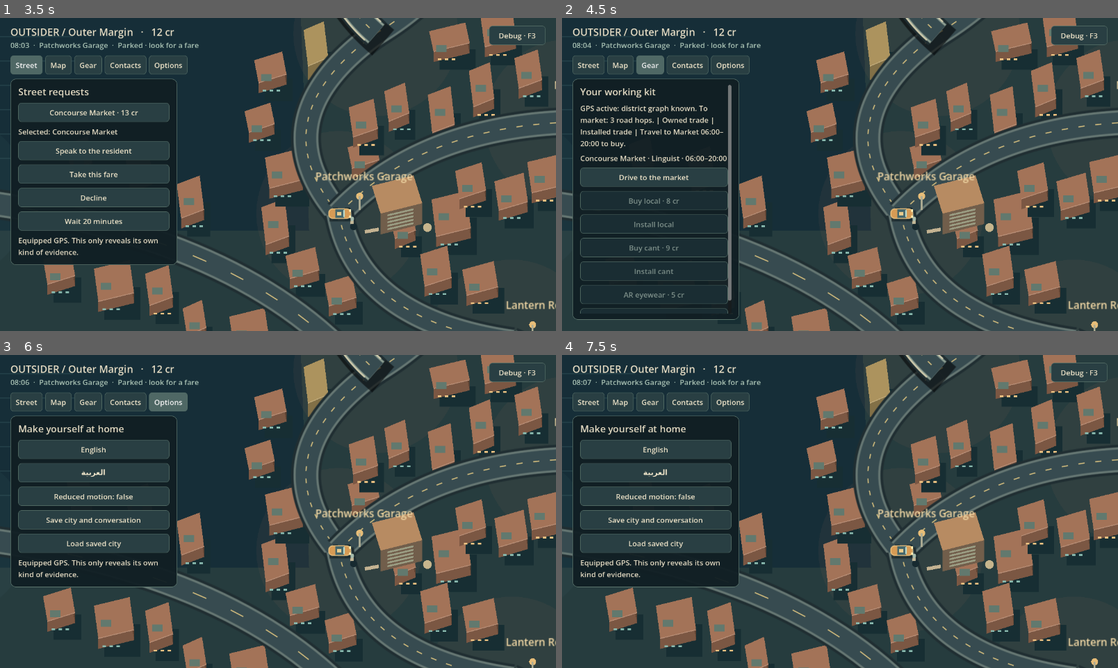
Above: before the commit, frames 1-4 (two rows, left to right).
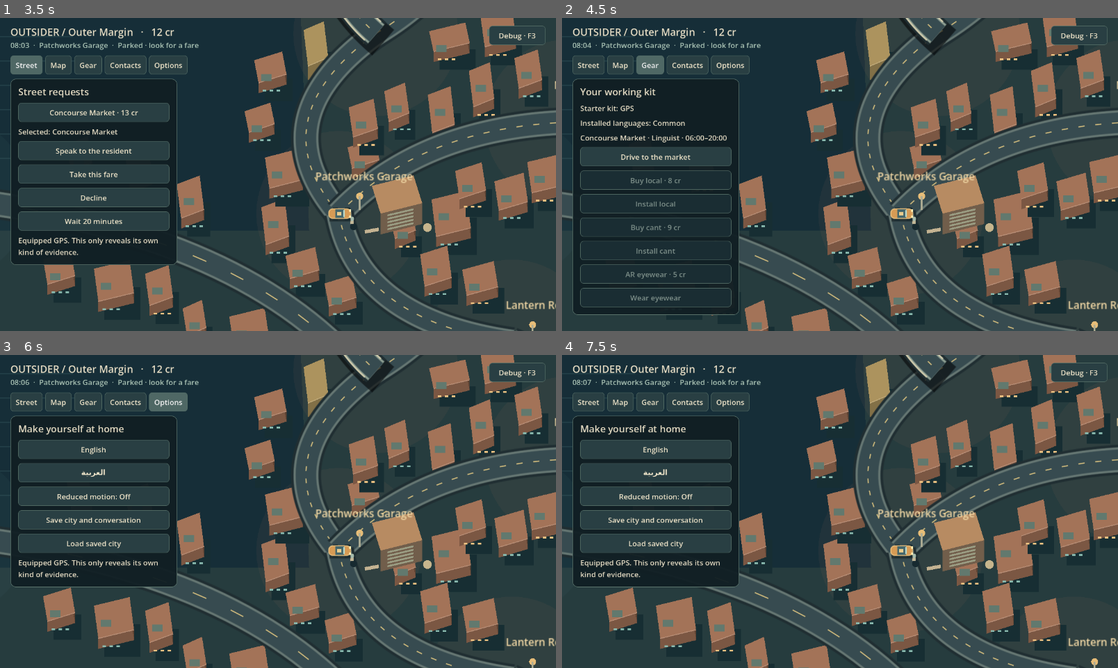
Above: after the commit, the same moments.

Repository: MohamedXIV/outsider-driver-2d
Game: Godot game, scene res://scenes/sandbox.tscn
Same seed, same stepped clock (60 frames per second), same inputs: the game is played once before the commit and once after it.
Inputs:
- Up to frame 1 (3.5 s): click "Debug · F3" at 0.5 s; click "GPS" at 1.25 s; click "Player · F3" at 2 s; click "Street" at 2.75 s
- Up to frame 2 (4.5 s): click "Map" at 3.5 s; click "Gear" at 4.25 s
- Up to frame 3 (6 s): click "Contacts" at 5 s; click "Options" at 5.75 s
- Up to frame 4 (7.5 s): click "Reduced motion: false" (after the commit: "Reduced motion: Off") at 6.5 s; click "Reduced motion: true" (after the commit: "Reduced motion: On") at 7.25 s

Frame 1 is identical in both runs. In frame 2, 5.5% of the frame differs, in the area x 1-32%, y 21-97%; in frame 3, 0.2%; in frame 4, 0.2%.

Commit message:
fix: keep travel speech and map previews grounded in current world state

Diff:
--- a/scripts/narrative/ink_bridge.gd
+++ b/scripts/narrative/ink_bridge.gd
@@ -29,6 +29,17 @@
 			return false
 	for key in globals:
 		_story.variables_state.set_variable(str(key), globals[key])
+	return true
+
+
+# Refresh read-only contextual copies before a later speech act. The caller
+# still validates every emitted effect; Ink never receives world ownership.
+func update_globals(globals: Dictionary) -> bool:
+	if _story==null: return false
+	for key in globals:
+		var value: Variant=globals[key]
+		if not _story.variables_state.global_variable_exists_with_name(str(key)) or not (value is String or value is bool or value is int): return false
+	for key in globals: _story.variables_state.set_variable(str(key),globals[key])
 	return true
 
 
--- a/scripts/sandbox/sandbox_conversation.gd
+++ b/scripts/sandbox/sandbox_conversation.gd
@@ -72,6 +72,7 @@
 	var choices: Array = _frame.get("choices", [])
 	if index < 0 or index >= choices.size():
 		return false
+	if phase=="travel" and not _ink.update_globals({"district_name":SandboxCityData.REGIONS[SandboxRoads.district_for(world.player_district)]["name"]}): return false
 	var result: Dictionary = _ink.choose(index)
 	_frame = result
 	_present_untranslated_frame(world)
--- a/scripts/sandbox/sandbox_map_view.gd
+++ b/scripts/sandbox/sandbox_map_view.gd
@@ -3,6 +3,8 @@
 signal stop_selected(stop: String)
 var world: SandboxWorld
 var selected: String = ""
+var preview_nodes: Array[String] = []
+var preview_active: bool = false
 var locale: String = "en"
 var _elapsed: float = 0
 func _ready() -> void:
@@ -19,7 +21,7 @@
 	for key in SandboxCityData.EDGES:
 		var pair: PackedStringArray = str(key).split("|")
 		draw_line(point(pair[0]),point(pair[1]),Color("607e7b"),2,true)
-	var route: Array[String] = world.route_nodes if world.is_travelling() else SandboxRoads.path(world.player_district,selected) if not selected.is_empty() else []
+	var route: Array[String] = world.route_nodes if world.is_travelling() else preview_nodes if preview_active else SandboxRoads.path(world.player_district,selected) if not selected.is_empty() else []
 	for i in range(route.size()-1): draw_line(point(route[i]),point(route[i+1]),Color("efc17b"),4,true)
 	for stop in SandboxRoads.DISTRICTS:
 		draw_circle(point(stop),5,Color("f3cc8e") if stop==selected else Color("99b6a5"))
--- a/scripts/sandbox/sandbox_player_ui.gd
+++ b/scripts/sandbox/sandbox_player_ui.gd
@@ -213,6 +213,8 @@
 		_button("add_waypoint",trp("Add selected waypoint","أضف النقطة المحددة"),_add_waypoint,_planned_via.is_empty() or _planned_stops.has(_planned_via))
 		_button("clear_waypoints",trp("Clear waypoints","امسح النقاط"),_clear_waypoints,_planned_stops.is_empty())
 		var path: Array[String]=SandboxRoads.path(world.player_district,_map_selected,_planned_via) if _planned_stops.is_empty() else SandboxRoads.path_via(world.player_district,_map_selected,_planned_stops)
+		map.preview_nodes=path;map.preview_active=true;map.queue_redraw()
+		if SandboxRoads.valid_path(path): _label(trp("Road tolls: %d cr · Empty-trip fuel: %d cr","رسوم الطريق: %d · وقود الرحلة الفارغة: %d")%[SandboxRoads.path_expense(path),maxi(1,ceili(SandboxRoads.path_metres(path)/5000))])
 		_label("%s · %.1f km · %d min"%[place(_map_selected),SandboxRoads.path_metres(path)/1000,SandboxRoads.path_minutes(path)])
 		_button("drive",trp("Drive to this stop","قد إلى الموقف"),_drive.bind(_map_selected),world.is_travelling() or world.player_district==_map_selected or not SandboxRoads.valid_path(path))
 		if not world.is_travelling():
@@ -227,7 +229,11 @@
 		if world.starter_device.is_empty():
 			_label(trp("Basic Common translator included. Choose one free starter bonus.","مترجم اللغة المشتركة متاح. اختر إضافة مجانية واحدة."))
 			for device in ["gps","module:local","radio"]: _button(device,trp({"gps":"GPS · route display","module:local":"Local  …(229 unchanged characters)…
-		else: _label(controller._gear_info.text)
+		else:
+			_label(trp("Starter kit: ","عدة البداية: ")+trp({"gps":"GPS","module:local":"Local module","radio":"Radio"}[world.starter_device],{"gps":"الملاحة","module:local":"وحدة اللغة المحلية","radio":"الراديو"}[world.starter_device]))
+			var installed: PackedStringArray=[]
+			for language in world.modules_installed: installed.append(trp({"trade":"Common","local":"Local","cant":"Cant"}[language],{"trade":"المشتركة","local":"المحلية","cant":"الكانت"}[language]))
+			_label(trp("Installed languages: ","اللغات المثبتة: ")+" / ".join(installed))
 		_label(trp("Concourse Market · Linguist · 06:00–20:00","سوق الملتقى · اللغوي · ٠٦:٠٠–٢٠:٠٠"))
 		_button("market",trp("Drive to the market","قد إلى السوق"),_drive.bind("market"),world.is_travelling() or world.player_district=="market")
 		for language in ["local","cant"]:
@@ -253,7 +259,7 @@
 		_label(trp("Make yourself at home","خياراتك"),true)
 		_button("english","English",controller._on_language_locale.bind("en"))
 		_button("arabic","العربية",controller._on_language_locale.bind("ar"))
-		_button("motion",trp("Reduced motion: ","تقليل الحركة: ")+str(controller._reduced_motion),controller._on_reduced_motion.bind(not controller._reduced_motion))
+		_button("motion",trp("Reduced motion: ","تقليل الحركة: ")+(trp("On","مفعّل") if controller._reduced_motion else trp("Off","متوقف")),controller._on_reduced_motion.bind(not controller._reduced_motion))
 		_button("save",trp("Save city and conversation","احفظ المدينة والحوار"),_call.bind("_on_save"))
 		_button("load",trp("Load saved city","حمّل المدينة المحفوظة"),_call.bind("_on_load"))
 		_label(controller._notice_text)
--- a/tests/test_player_mode.gd
+++ b/tests/test_player_mode.gd
@@ -17,5 +17,15 @@
 	ui.toggle_debug()
 	assert(JSON.stringify(scene.get("_world").snapshot()) == before)
 	assert(ui.get_node("Root/Mode").size.y >= 44)
+	ui._planned_via="depot";ui._tab("map")
+	var map: Node=null
+	for child in ui._body.get_children():
+		if child is SandboxMapView: map=child
+	assert(map!=null and map.get("preview_nodes") is Array,"Map needs the planned route, not an unrelated fastest line")
+	assert(map.preview_nodes==SandboxRoads.path("garage","market","depot"))
+	ui._planned_via="invalid";ui._tab("map")
+	for child in ui._body.get_children():
+		if child is SandboxMapView: map=child
+	assert(map.preview_active and map.preview_nodes.is_empty() and ui._actions["drive"].disabled)
 	print("PLAYER_MODE_PASS default, reversible shared world, touch toggle")
 	quit()
--- a/tests/test_travel_dialogue.gd
+++ b/tests/test_travel_dialogue.gd
@@ -9,6 +9,7 @@
 	assert(pickup.open(world,id,self))
 	world.advance(60)
 	assert(pickup.still_valid(world),"Reading protects only the engaged request")
+	assert(pickup.request_common(world,self))
 	assert(world.accept(id))
 	var talk: SandboxConversation=SandboxConversation.new()
 	assert(talk.open(world,id,self),"Accepted fare opens travel Ink")
@@ -17,6 +18,8 @@
 	assert(restored.current_frame()==talk.current_frame())
 	world.advance(world.remaining_minutes)
 	assert(talk.still_valid(world),"Arrival must leave readable choices")
+	assert(talk.choose(0,world))
+	assert(talk.current_frame()["text"].contains(SandboxCityData.REGIONS[SandboxRoads.district_for(world.player_district)]["name"]),"Travel speech uses the current district after arrival")
 	assert(talk.choose(2,world))
 	assert(talk.is_finished())
 	print("TRAVEL_DIALOGUE_PASS engaged pickup, inride Ink, restore, safe arrival")
Not shown, changed: .github/workflows/p1-ink.yml
Not shown, changed: docs/superpowers/plans/2026-10-16-execution-ledger.md
Not shown, changed: tests/web_city_playability.cjs
